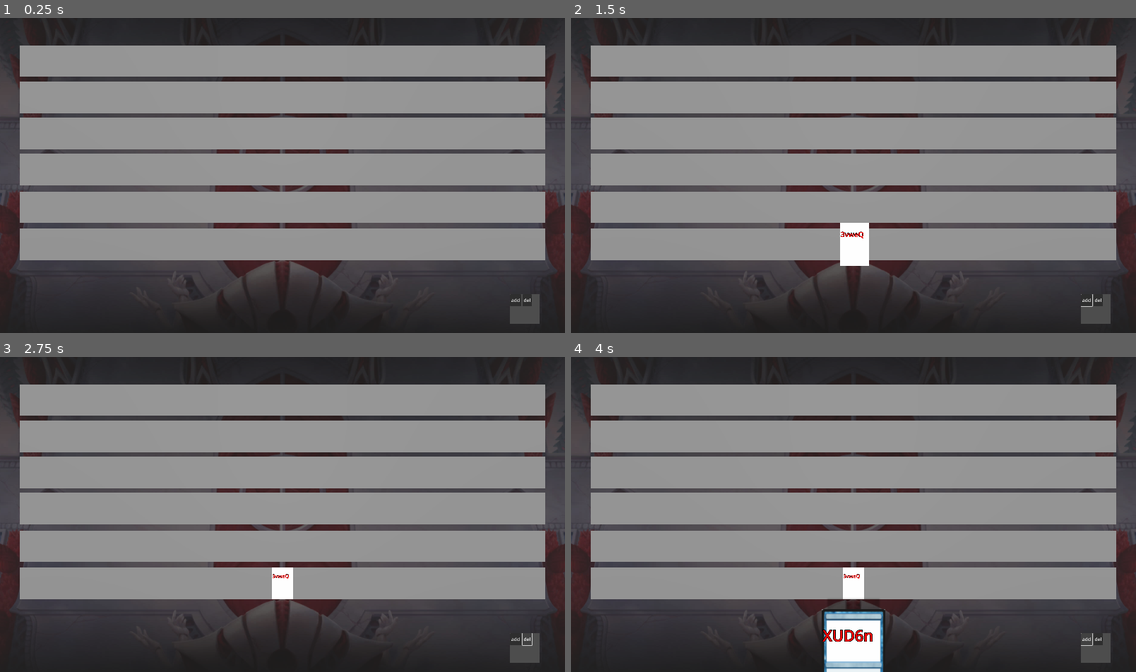
Above: before the commit, frames 1-4 (two rows, left to right).
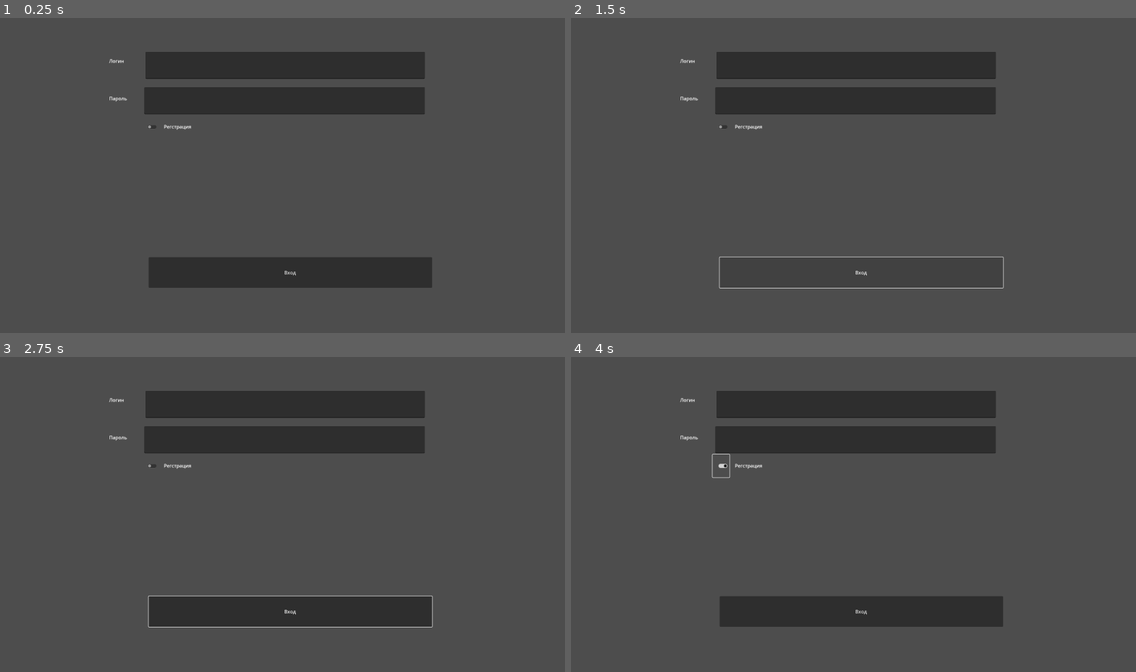
Above: after the commit, the same moments.

Repository: Crumbobly/CardSiege
Game: Godot game, scene res://scenes/auth/auth.tscn
Same seed, same stepped clock (60 frames per second), same inputs: the game is played once before the commit and once after it. Before the commit the project starts from res://scenes/game/Game.tscn.
Inputs (mouse positions are in pixels of both pictures, inside the frame that each line leads up to):
- Up to frame 1 (0.25 s): no input
- Up to frame 2 (1.5 s): click (1085, 301) at 0.5 s, where only the run before the commit has a clickable "add"; click (859, 273) at 1.25 s, where only the run after the commit has a clickable "Вход"
- Up to frame 3 (2.75 s): click (525, 640) at 2 s, where only the run before the commit has a clickable "del"
- Up to frame 4 (4 s): click (723, 467) at 2.77 s; click (1085, 640) at 3.5 s, where only the run before the commit has a clickable "add"

The runs differ from the first frame. In frame 1, 85% of the frame differs, in the area x 0-100%, y 0-100%; in frame 2, 84%; in frame 3, 85%; in frame 4, 85%.

Commit message:
Тест сетевой игры Добавлена отрисовка ошибки логина и пароля

Diff:
--- a/project.godot
+++ b/project.godot
@@ -11,7 +11,7 @@
 [application]
 
 config/name="Игра"
-run/main_scene="res://scenes/game/Game.tscn"
+run/main_scene="res://scenes/auth/auth.tscn"
 config/features=PackedStringArray("4.3", "GL Compatibility")
 config/icon="res://icon.svg"
 
@@ -19,6 +19,8 @@
 
 Global="*res://global/global.gd"
 Events="*res://scripts/Events.gd"
+Server="*res://server/server.gd"
+NetworkManager="*res://server/network_manager.gd"
 
 [display]
 
--- /dev/null
+++ b/scenes/auth/NoConnection.tscn
@@ -0,0 +1,10 @@
+[gd_scene format=3 uid="uid://5oay32d4he3k"]
+
+[node name="NoConnection" type="Node2D"]
+
+[node name="Label" type="Label" parent="."]
+offset_left = 849.0
+offset_top = 363.0
+offset_right = 1076.0
+offset_bottom = 498.0
+text = "Нет соеденения с сервером"
--- /dev/null
+++ b/scenes/auth/auth.gd
@@ -0,0 +1,66 @@
+extends Node2D
+
+var is_login: bool = true
+var login: String
+var password: String
+@onready var timer: Timer = $Timer
+var timer_end: bool = false
+
+@onready var login_field = $LoginField
+@onready var password_field = $PasswordField
+
+
+func _ready() -> void:
+	$Unsec.visible = false
+	$UnsecLog.visible = false
+	timer.timeout.connect(timeout)
+	Server.join_server()
+	NetworkManager.register_scene("Auth", self)
+
+func _on_log_reg_check_btn_button_up() -> void:
+	is_login = false
+	$Unsec.visible = false
+	$UnsecLog.visible = false
+
+func _on_login_field_text_changed() -> void:
+	login = login_field.text
+
+func _on_password_field_text_changed() -> void:
+	password = password_field.text
+
+func _on_auth_btn_pressed() -> void:
+	timer_end = false
+	timer.set_wait_time(10)
+	timer.start()
+	Server.auth(login, password, is_login)
+
+func uncorrect_data(type):
+	if(type == 0):
+		$UnsecLog.visible = true
+	else:
+		$UnsecLog.visible = false
+	if(type == 1):
+		$Unsec.visible = true
+	else:
+		$Unsec.visible = false
+func timeout():
+	server_not_here()
+	timer_end = true
+
+func server_here():
+
+	if timer_end:
+		return
+
+	timer.stop()
+	var scene: PackedScene = load("res://scenes/lobby/lobby.tscn")
+	get_tree().change_scene_to_packed(scene)
+
+func server_not_here():
+
+	if timer_end:
+		return
+
+	timer.stop()
+	var scene: PackedScene = load("res://scenes/auth/NoConnection.tscn")
+	get_tree().change_scene_to_packed(scene)
--- /dev/null
+++ b/scenes/auth/auth.tscn
@@ -0,0 +1,78 @@
+[gd_scene load_steps=3 format=3 uid="uid://xq2roq4p4af7"]
+
+[ext_resource type="Script" path="res://scenes/auth/auth.gd" id="1_fw18t"]
+
+[sub_resource type="LabelSettings" id="LabelSettings_hrndq"]
+font_color = Color(1, 0.294118, 0, 1)
+
+[node name="Auth" type="Node2D"]
+script = ExtResource("1_fw18t")
+
+[node name="AuthBtn" type="Button" parent="."]
+offset_left = 500.0
+offset_top = 805.0
+offset_right = 1453.0
+offset_bottom = 908.0
+text = "Вход"
+
+[node name="LoginField" type="TextEdit" parent="."]
+offset_left = 489.0
+offset_top = 114.0
+offset_right = 1429.0
+offset_bottom = 205.0
+
+[node name="PasswordField" type="TextEdit" parent="."]
+offset_left = 485.0
+offset_top = 233.0
+offset_right = 1429.0
+offset_bottom = 324.0
+
+[node name="Label" type="Label" parent="."]
+offset_left = 367.0
+offset_top = 133.0
+offset_right = 489.0
+offset_bottom = 175.0
+text = "Логин"
+
+[node name="Label2" type="Label" parent="."]
+offset_left = 367.0
+offset_top = 259.0
+offset_right = 494.0
+offset_bottom = 322.0
+text = "Пароль"
+
+[node name="LogRegCheckBtn" type="CheckButton" parent="."]
+offset_left = 476.0
+offset_top = 328.0
+offset_right = 533.0
+offset_bottom = 405.0
+
+[node name="Label3" type="Label" parent="."]
+offset_left = 551.0
+offset_top = 354.0
+offset_right = 869.0
+offset_bottom = 417.0
+text = "Регстрация"
+
+[node name="Timer" type="Timer" parent="."]
+
+[node name="Unsec" type="Label" parent="."]
+offset_left = 483.0
+offset_top = 327.0
+offset_right = 631.0
+offset_bottom = 350.0
+text = "Неверный пароль"
+label_settings = SubResource("LabelSettings_hrndq")
+
+[node name="UnsecLog" type="Label" parent="."]
+offset_left = 494.0
+offset_top = 203.0
+offset_right = 631.0
+offset_bottom = 226.0
+text = "Неверный логин"
+label_settings = SubResource("LabelSettings_hrndq")
+
+[connection signal="pressed" from="AuthBtn" to="." method="_on_auth_btn_pressed"]
+[connection signal="text_changed" from="LoginField" to="." method="_on_login_field_text_changed"]
+[connection signal="text_changed" from="PasswordField" to="." method="_on_password_field_text_changed"]
+[connection signal="button_up" from="LogRegCheckBtn" to="." method="_on_log_reg_check_btn_button_up"]
--- a/scenes/game/Game.tscn
+++ b/scenes/game/Game.tscn
@@ -43,29 +43,33 @@
 anchors_preset = 15
 anchor_right = 1.0
 anchor_bottom = 1.0
-offset_left = 1715.0
-offset_top = 930.0
-offset_right = 427.0
-offset_bottom = 462.0
+offset_left = 1603.0
+offset_top = 921.0
+offset_right = 315.0
+offset_bottom = 453.0
 grow_horizontal = 2
 grow_vertical = 2
 
 [node name="SubViewport" type="SubViewport" parent="2D/SubViewportContainer"]
 handle_input_locally = false
-size = Vector2i(100, 100)
+size = Vector2i(500, 100)
 render_target_update_mode = 4
 
 [node name="BoxContainer" type="BoxContainer" parent="2D/SubViewportContainer/SubViewport"]
 offset_right = 40.0
 offset_bottom = 40.0
 
+[node name="Label" type="Label" parent="2D/SubViewportContainer/SubViewport/BoxContainer"]
+layout_mode = 2
+text = "Hand"
+
 [node name="Button" type="Button" parent="2D/SubViewportContainer/SubViewport/BoxContainer"]
 layout_mode = 2
-text = "add"
+text = "add card"
 
 [node name="Button2" type="Button" parent="2D/SubViewportContainer/SubViewport/BoxContainer"]
 layout_mode = 2
-text = "del"
+text = "del card"
 
 [node name="CardPreview" parent="." instance=ExtResource("6_c3nlu")]
 transform = Transform3D(1, 0, 0, 0, 1, 0, 0, 0, 1, 8.25978, 9.068, -0.500688)
--- /dev/null
+++ b/scenes/lobby/lobby.gd
@@ -0,0 +1,27 @@
+extends Node3D
+
+@export var game = preload("res://scenes/game/Game.tscn")
+var textbox: TextEdit
+var chat: RichTextLabel
+
+func _ready() -> void:
+	textbox = $"2D/SubViewportContainer/SubViewport/DelText"
+	chat = $"2D/SubViewportContainer/SubViewport/DelChat"
+	NetworkManager.register_scene("Lobby", self)
+
+
+func _on_online_game_btn_pressed() -> void:
+	get_tree().change_scene_to_packed(game)
+
+
+
+func _on_del_write_pressed() -> void:
+	if(textbox.text == ""):
+		pass
+	else:
+		Server.send_message_to_server(textbox.text)
+		textbox.clear()
+
+
+func write_in_chat(msg):
+	chat.text += "\n" + msg
--- /dev/null
+++ b/scenes/lobby/lobby.tscn
@@ -0,0 +1,81 @@
+[gd_scene load_steps=3 format=3 uid="uid://dskli4uliyqqb"]
+
+[ext_resource type="Script" path="res://scenes/lobby/lobby.gd" id="1_03e5x"]
+[ext_resource type="Script" path="res://scenes/camera/camera_3d.gd" id="2_ti8xh"]
+
+[node name="Lobby" type="Node3D"]
+script = ExtResource("1_03e5x")
+
+[node name="Camera3D" type="Camera3D" parent="."]
+transform = Transform3D(1, 0, 0, 0, 1, 0, 0, 0, 1, 0, 6, 5)
+current = true
+fov = 90.0
+script = ExtResource("2_ti8xh")
+
+[node name="2D" type="Node3D" parent="."]
+
+[node name="SubViewportContainer" type="SubViewportContainer" parent="2D"]
+anchors_preset = 15
+anchor_right = 1.0
+anchor_bottom = 1.0
+offset_left = 143.0
+offset_top = 74.0
+offset_right = -94.0
+offset_bottom = -71.0
+grow_horizontal = 2
+grow_vertical = 2
+
+[node name="SubViewport" type="SubViewport" parent="2D/SubViewportContainer"]
+handle_input_locally = false
+size = Vector2i(1600, 900)
+render_target_update_mode = 4
+
+[node name="VBoxContainer" type="VBoxContainer" parent="2D/SubViewportContainer/SubViewport"]
+anchors_preset = 15
+anchor_right = 1.0
+anchor_bottom = 1.0
+grow_horizontal = 2
+grow_vertical = 2
+
+[node name="DeskBuildBtn" type="Button" parent="2D/SubViewportContainer/SubViewport/VBoxContainer"]
+custom_minimum_size = Vector2(0, 50)
+layout_mode = 2
+text = "Настройки колоды
+"
+
+[node name="SingleGameBtn" type="Button" parent="2D/SubViewportContainer/SubViewport/VBoxContainer"]
+custom_minimum_size = Vector2(50, 50)
+layout_mode = 2
+text = "Одиночная игра"
+
+[node name="OnlineGameBtn" type="Button" parent="2D/SubViewportContainer/SubViewport/VBoxContainer"]
+custom_minimum_size = Vector2(0, 50)
+layout_mode = 2
+text = "Сетевая игра"
+
+[node name="ExitBtn" type="Button" parent="2D/SubViewportContainer/SubViewport/VBoxContainer"]
+custom_minimum_size = Vector2(0, 50)
+layout_mode = 2
+text = "Выход"
+
+[node name="DelWrite" type="Button" parent="2D/SubViewportContainer/SubViewport"]
+offset_top = 300.0
+offset_right = 1600.0
+offset_bottom = 308.0
+text = "Написать"
+
+[node name="DelText" type="TextEdit" parent="2D/SubViewportContainer/SubViewport"]
+custom_minimum_size = Vector2(900, 50)
+offset_top = 350.0
+offset_right = 900.0
+offset_bottom = 400.0
+
+[node name="DelChat" type="RichTextLabel" parent="2D/SubViewportContainer/SubViewport"]
+custom_minimum_size = Vector2(900, 500)
+offset_top = 450.0
+offset_right = 50.0
+offset_bottom = 500.0
+text = "ЧАТ"
+
+[connection signal="pressed" from="2D/SubViewportContainer/SubViewport/VBoxContainer/OnlineGameBtn" to="." method="_on_online_game_btn_pressed"]
+[connection signal="pressed" from="2D/SubViewportContainer/SubViewport/DelWrite" to="." method="_on_del_write_pressed"]
--- /dev/null
+++ b/server/network_manager.gd
@@ -0,0 +1,16 @@
+extends Node
+
+var scene_references = {}
+
+func register_scene(scene_name: String, scene_ref: Node) -> void:
+	scene_references[scene_name] = scene_ref
+
+func handle_request(scene_name: String, function_name: String, args: Array):
+	if scene_references.has(scene_name):
+		var scene: Node = scene_references[scene_name]
+		if scene.has_method(function_name):
+			scene.callv(function_name, args)
+		else:
+			assert(false, "Функция " + function_name + " не найдена в сцене " + scene_name)
+	else:
+		assert(false, "Сцена " + scene_name + " не зарегистрирована")
--- /dev/null
+++ b/server/server.gd
@@ -0,0 +1,24 @@
+extends Node
+
+############## НЕ ТРОГАТЬ
+var client = ENetMultiplayerPeer.new()
+
+@rpc("authority")
+func handle_request(scene_name: String, function_name: String, args: Array):
+	NetworkManager.handle_request(scene_name, function_name, args)
+###############
+
+func join_server():
+	client.create_client("127.0.0.1", 12345)
+	multiplayer.multiplayer_peer = client
+
+
+func send_message_to_server(message: String):
+	rpc_id(1, "handle_request", "Server", "client_chat_callback", [multiplayer.get_unique_id(), message])
+
+
+func auth(login: String, password: String, is_reg: bool):
+	if is_reg:
+		rpc_id(1, "handle_request", "Server", "login", [multiplayer.get_unique_id(), login, password])
+	else:
+		rpc_id(1, "handle_request", "Server", "register", [multiplayer.get_unique_id(), login, password])
Not shown, added: export_presets.cfg
